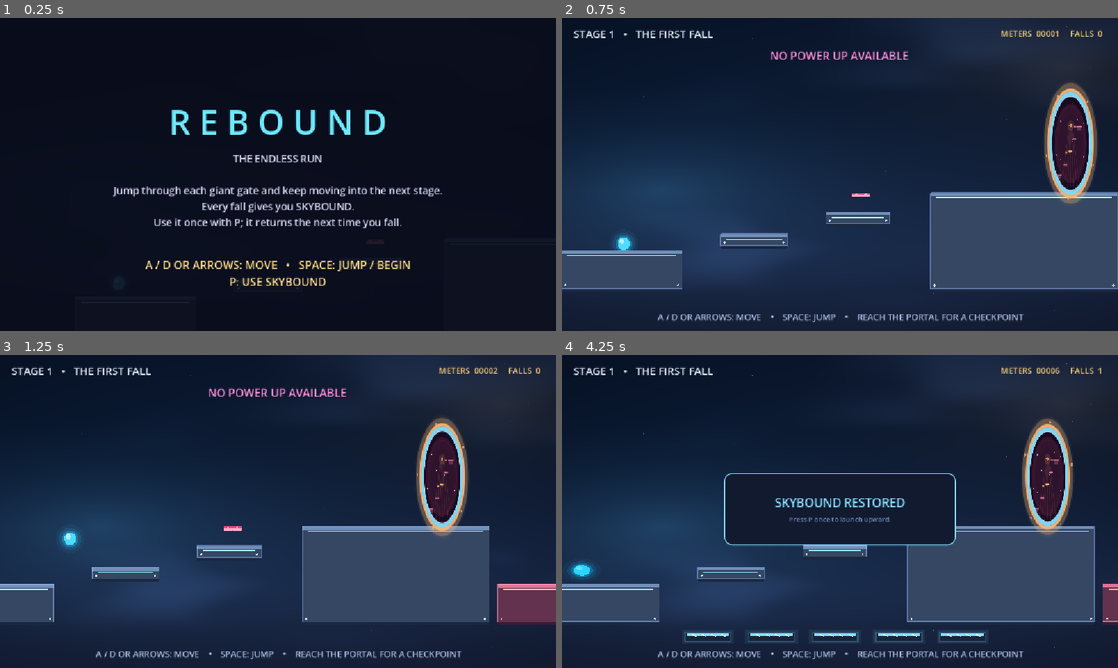
Above: before the commit, frames 1-4 (two rows, left to right).
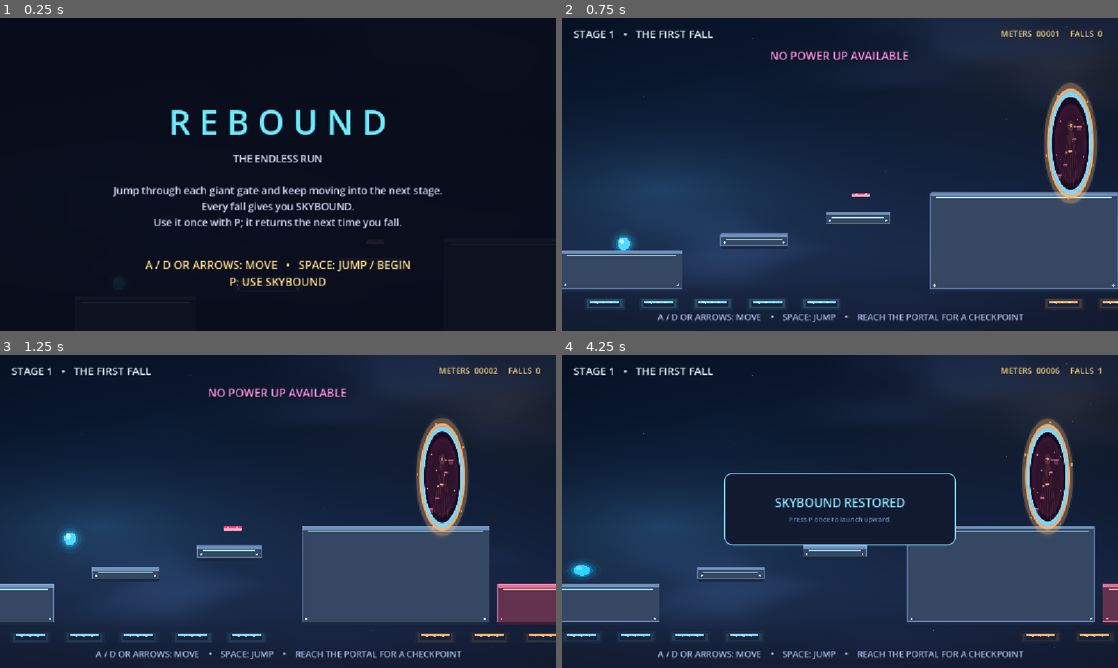
Above: after the commit, the same moments.

Repository: Epiccoder2211/REBOUND
Game: Godot game, scene res://main.tscn
Same seed, same stepped clock (60 frames per second), same inputs: the game is played once before the commit and once after it. Sound files missing from this copy of the repository are replaced by a short silence.
Inputs:
- Up to frame 1 (0.25 s): no input
- Up to frame 2 (0.75 s): tap Enter (ui_accept) at 0.5 s; hold Right (ui_right) from 0.53 s (still down); tap P at 0.6 s
- Up to frame 3 (1.25 s): keep holding Right (ui_right); tap Enter (ui_accept) at 0.77 s
- Up to frame 4 (4.25 s): tap P every 0.75 s from 1.35 to 3.6 s; tap Enter (ui_accept) at 1.52, 3.02, 3.77 s; release Right (ui_right) at 2.03 s; hold Left (ui_left) 2.03-2.78 s; hold Right (ui_right) from 2.78 s (still down)

Frame 1 is identical in both runs. In frame 2, 0.8% of the frame differs, in the area x 4-100%, y 89-93%; in frame 3, 0.8%; in frame 4, 1.2%, in the area x 0-100%, y 88-92%.

Commit message:
Bounce Update 3

Diff:
--- a/scripts/bounce_pad.gd
+++ b/scripts/bounce_pad.gd
@@ -6,13 +6,13 @@
 var pulse := 0.0
 
 func _ready() -> void:
-	add_to_group("death_bounce_pad")
+	add_to_group("recovery_bounce_pad")
 	collision_layer = 0
 	collision_mask = 1
 	monitoring = true
 	var collision := CollisionShape2D.new()
 	var shape := RectangleShape2D.new()
-	shape.size = Vector2(92.0, 16.0)
+	shape.size = Vector2(64.0, 12.0)
 	collision.shape = shape
 	add_child(collision)
 	body_entered.connect(_on_body_entered)
@@ -27,11 +27,10 @@
 
 func _draw() -> void:
 	var glow := 0.5 + (sin(pulse) + 1.0) * 0.25
-	draw_rect(Rect2(-54.0, -15.0, 108.0, 30.0), Color(glow_color, 0.08 * glow))
-	draw_rect(Rect2(-49.0, -11.0, 98.0, 22.0), Color(glow_color, 0.18 * glow))
-	draw_rect(Rect2(-46.0, -8.0, 92.0, 16.0), Color("17243a"))
-	draw_rect(Rect2(-44.0, -8.0, 88.0, 5.0), glow_color)
-	draw_line(Vector2(-32.0, -6.0), Vector2(-23.0, -1.0), Color.WHITE, 2.0)
-	draw_line(Vector2(-12.0, -6.0), Vector2(-3.0, -1.0), Color.WHITE, 2.0)
-	draw_line(Vector2(8.0, -6.0), Vector2(17.0, -1.0), Color.WHITE, 2.0)
-	draw_line(Vector2(28.0, -6.0), Vector2(37.0, -1.0), Color.WHITE, 2.0)
+	draw_rect(Rect2(-42.0, -12.0, 84.0, 24.0), Color(glow_color, 0.08 * glow))
+	draw_rect(Rect2(-37.0, -9.0, 74.0, 18.0), Color(glow_color, 0.18 * glow))
+	draw_rect(Rect2(-32.0, -6.0, 64.0, 12.0), Color("17243a"))
+	draw_rect(Rect2(-30.0, -6.0, 60.0, 4.0), glow_color)
+	draw_line(Vector2(-22.0, -4.0), Vector2(-15.0, -1.0), Color.WHITE, 1.5)
+	draw_line(Vector2(-6.0, -4.0), Vector2(1.0, -1.0), Color.WHITE, 1.5)
+	draw_line(Vector2(10.0, -4.0), Vector2(17.0, -1.0), Color.WHITE, 1.5)
--- a/scripts/main.gd
+++ b/scripts/main.gd
@@ -14,6 +14,9 @@
 const PLAYER_SCREEN_X := 90.0
 const STAGE_VERTICAL_OFFSET := -40.0
 const CAMERA_CENTER_Y := 380.0
+const RECOVERY_PAD_COUNT := 5
+const RECOVERY_PAD_SPACING := 112.0
+const RECOVERY_PAD_Y := 640.0
 const SKYBOUND := {"name": "SKYBOUND", "description": "A high rebound launches you toward the next ledge.", "color": "73eaff", "bounce": 760.0}
 
 var world: Node2D
@@ -86,6 +89,7 @@
 		if is_instance_valid(player):
 			camera.position.x = player.global_position.x + VIEW.x * 0.5 - PLAYER_SCREEN_X
 			furthest_x = maxf(furthest_x, player.global_position.x)
+			cycle_recovery_pads()
 			if is_instance_valid(retiring_stage_root) and player.global_position.x > retire_stage_after_x:
 				retiring_stage_root.queue_free()
 				retiring_stage_root = null
@@ -417,6 +421,7 @@
 		)
 	for rect: Rect2 in data["hazards"]:
 		create_hazard(Rect2(rect.position + Vector2(offset, STAGE_VERTICAL_OFFSET), rect.size))
+	create_recovery_pads(stage_root, data["spawn"].x + offset, Color(current_theme["platform_accent"]))
 	var portal = GOAL_SCRIPT.new()
 	portal.position = data["goal"] + Vector2(offset, STAGE_VERTICAL_OFFSET - 70.0)
 	portal.scale = Vector2(1.7, 1.7)
@@ -565,32 +570,33 @@
 	if state != "playing":
 		return
 	play_sfx("death")
-	var fall_position: Vector2 = player.global_position if is_instance_valid(player) else safe_position
-	call_deferred("spawn_death_bounce_pads", fall_position)
 	# Defer physics-body changes so that Area2D collision callbacks stay safe.
 	call_deferred("finish_respawn", safe_position)
 
-func spawn_death_bounce_pads(fall_position: Vector2) -> void:
-	if not is_instance_valid(active_stage_root):
-		return
-	var existing_pads: Array[Node] = []
+func create_recovery_pads(stage_root: Node2D, anchor_x: float, glow_color: Color) -> void:
+	for pad_index in range(RECOVERY_PAD_COUNT):
+		var pad = BOUNCE_PAD_SCRIPT.new()
+		pad.position = Vector2(anchor_x + (float(pad_index) - 2.0) * RECOVERY_PAD_SPACING, RECOVERY_PAD_Y)
+		pad.glow_color = glow_color
+		pad.bounce_power = 642.0
+		stage_root.add_child(pad)
+
+func cycle_recovery_pads() -> void:
+	if not is_instance_valid(active_stage_root) or not is_instance_valid(player):
+		return
+	var wrap_distance := RECOVERY_PAD_COUNT * RECOVERY_PAD_SPACING
 	for child in active_stage_root.get_children():
-		if child.is_in_group("death_bounce_pad"):
-			existing_pads.append(child)
-	while existing_pads.size() > 5:
-		existing_pads.pop_front().queue_free()
-	for pad_index in range(5):
-		var pad = BOUNCE_PAD_SCRIPT.new()
-		pad.position = Vector2(fall_position.x + (float(pad_index) - 2.0) * 132.0, 640.0)
-		pad.glow_color = Color(current_theme["platform_accent"])
-		pad.bounce_power = 642.0
-		active_stage_root.add_child(pad)
+		if not child.is_in_group("recovery_bounce_pad"):
+			continue
+		while child.position.x < player.global_position.x - RECOVERY_PAD_SPACING:
+			child.position.x += wrap_distance
 
 func finish_respawn(_safe_position: Vector2) -> void:
 	if state != "playing" or not is_instance_valid(player):
 		return
 	falls += 1
 	player.respawn(level_spawn)
+	reset_recovery_pads(level_spawn.x)
 	current_powerup = SKYBOUND.duplicate()
 	play_sfx("powerup_pickup")
 	powerup_used = false
@@ -603,6 +609,15 @@
 	respawn_card.visible = true
 	respawn_card.modulate.a = 0.0
 	respawn_timer = 1.6
+
+func reset_recovery_pads(anchor_x: float) -> void:
+	if not is_instance_valid(active_stage_root):
+		return
+	var pad_index := 0
+	for child in active_stage_root.get_children():
+		if child.is_in_group("recovery_bounce_pad"):
+			child.position.x = anchor_x + (float(pad_index) - 2.0) * RECOVERY_PAD_SPACING
+			pad_index += 1
 
 func activate_powerup() -> void:
 	if state != "playing":
